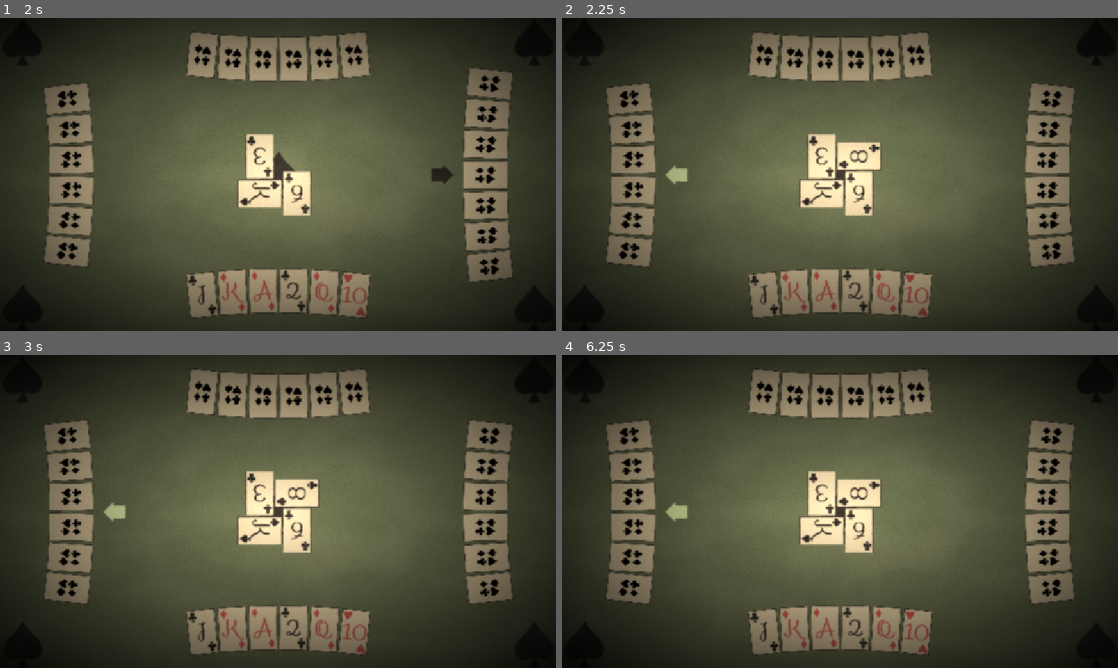
Above: before the commit, frames 1-4 (two rows, left to right).
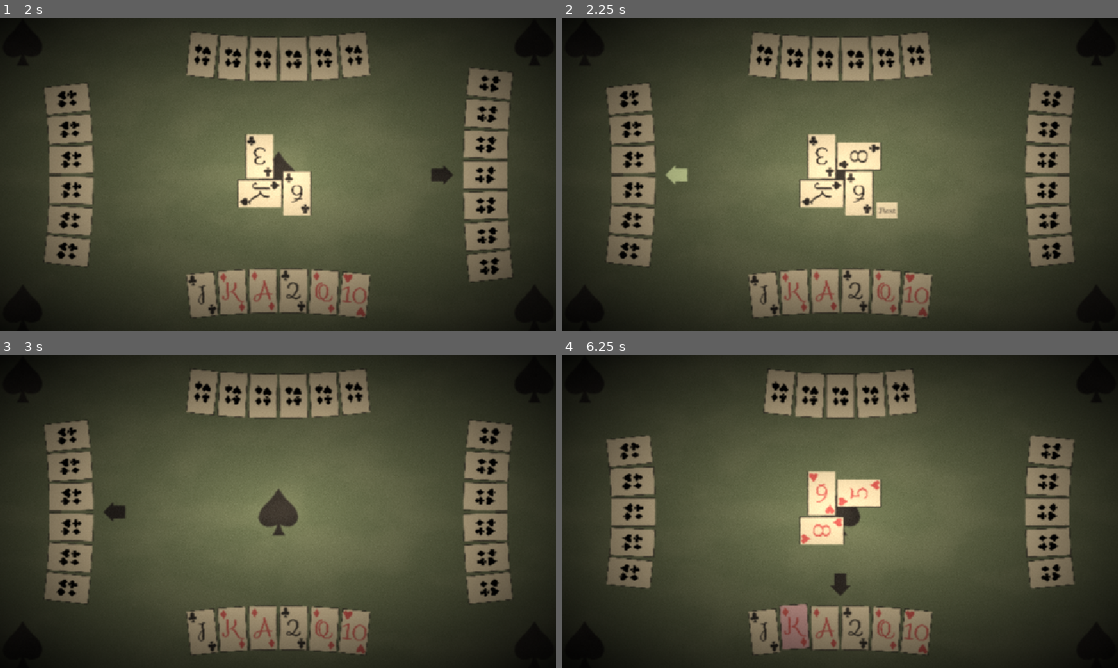
Above: after the commit, the same moments.

Repository: CMurtagh-LGTM/brackeys25.2
Game: Godot game, scene res://Main.tscn
Same seed, same stepped clock (60 frames per second), same inputs: the game is played once before the commit and once after it.
Inputs (mouse positions are in pixels of both pictures, inside the frame that each line leads up to):
- Up to frame 1 (2 s): tap Enter at 0.5 s; move the mouse to (189, 293) at 0.52 s; click (189, 293) at 0.67 s; move the mouse to (294, 193) at 1.27 s; click (294, 193) at 1.42 s
- Up to frame 2 (2.25 s): tap Space at 2 s; move the mouse to (823, 193) at 2.02 s; click (823, 193) at 2.17 s
- Up to frame 3 (3 s): click (322, 545) at 2.75 s, where only the run after the commit has a clickable "Next"
- Up to frame 4 (6.25 s): move the mouse to (823, 492) at 3.52 s; click (823, 492) at 3.67 s; tap Enter at 4.25 s; move the mouse to (856, 492) at 4.27 s; click (856, 492) at 4.42 s; tap Space at 5 s; move the mouse to (762, 630) at 5.02 s; click (762, 630) at 5.17 s; move the mouse to (795, 630) at 5.77 s; click (795, 630) at 5.92 s

Frame 1 is identical in both runs. In frame 2, 0.2% of the frame differs, in the area x 56-61%, y 58-65%; in frame 3, 2.9%; in frame 4, 9.6%, in the area x 8-93%, y 4-95%.

Commit message:
fix next button placement

Diff:
--- a/GameManager/GameManager.gd
+++ b/GameManager/GameManager.gd
@@ -119,7 +119,7 @@
 	_arrow.rotation = Globals.hand_rotations[compass]
 
 func _on_viewport_resize() -> void:
-	_next.position = globals.viewport_size + _next_position_offset
+	_next.position = globals.viewport_center() + _next_position_offset
 	for hand_index: int in _hands.size():
 		_hands[hand_index].position = globals.hand_position(_hand_index_to_compass(hand_index))
 
